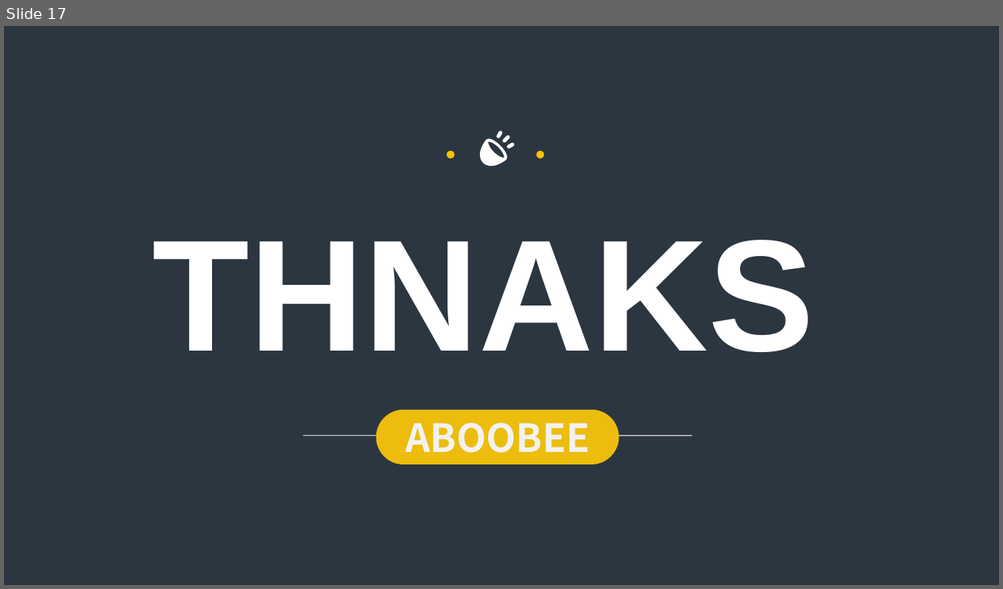
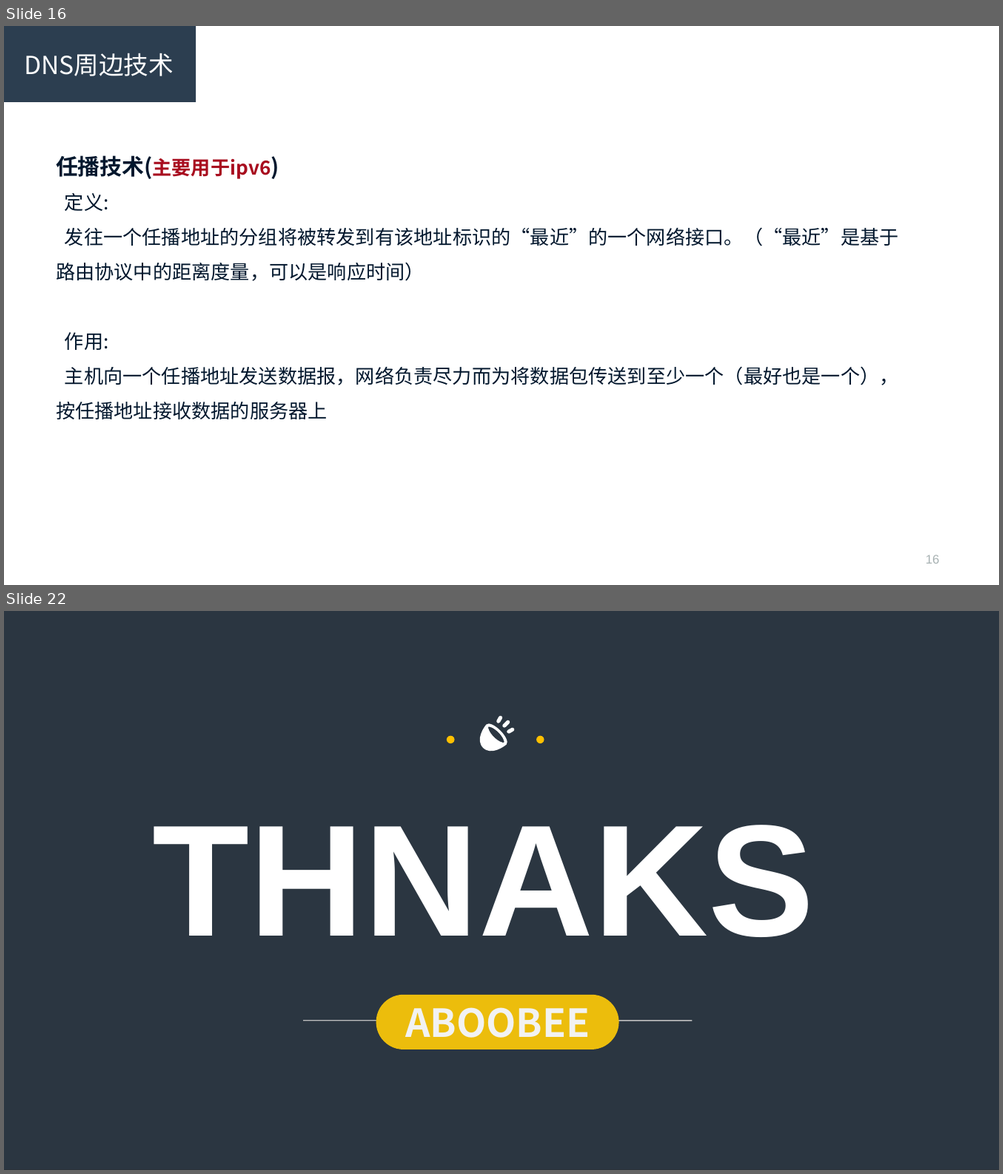
Before and after one commit to R-Lin/Simple_scripts, a slide deck: dns.ppt. Shown one above the other, each under a label of ours: slide 17 before the commit, slides 16 and 22 after it; the slides between them are not shown. The pictures are 1003x589 and 1003x1174 pixels, drawn with LibreOffice and Linux fonts; fonts in the diff are those of the drawing; background and template pictures are left out; a plain dark background stands for a picture behind light text. Boxes give left, top, right and bottom in pixels: in the first picture for what was removed or moved away, otherwise in the second. Text is boxed around its words. In the diff, an @@ line names an element or a change of style, - is before the commit and + after.

```diff
--- a/dns.ppt
+++ b/dns.ppt
@@ slide 16 added at [4, 26, 999, 585], background #FFFFFF @@
@@ rectangle added at [4, 26, 196, 101], fill #2C3E50, 18 pt, text #FFFFFF @@
+DNS周边技术
@@ text added at [56, 156, 899, 420], 14 pt, text #02172D @@
+任播技术(主要用于ipv6)
+定义:
+发往一个任播地址的分组将被转发到有该地址标识的“最近”的一个网络接口。（“最近”是基于路由协议中的距离度量，可以是响应时间）
+作用:
+主机向一个任播地址发送数据报，网络负责尽力而为将数据包传送到至少一个（最好也是一个），按任播地址接收数据的服务器上
@@ page number added at [925, 555, 939, 564], 9 pt, text #A7B1B2 @@
+16
@@ what was slide 17 is now slide 22 @@
```
Also in this commit, not shown: 10 slides changed, 10 other slides added, 5 slides removed.
